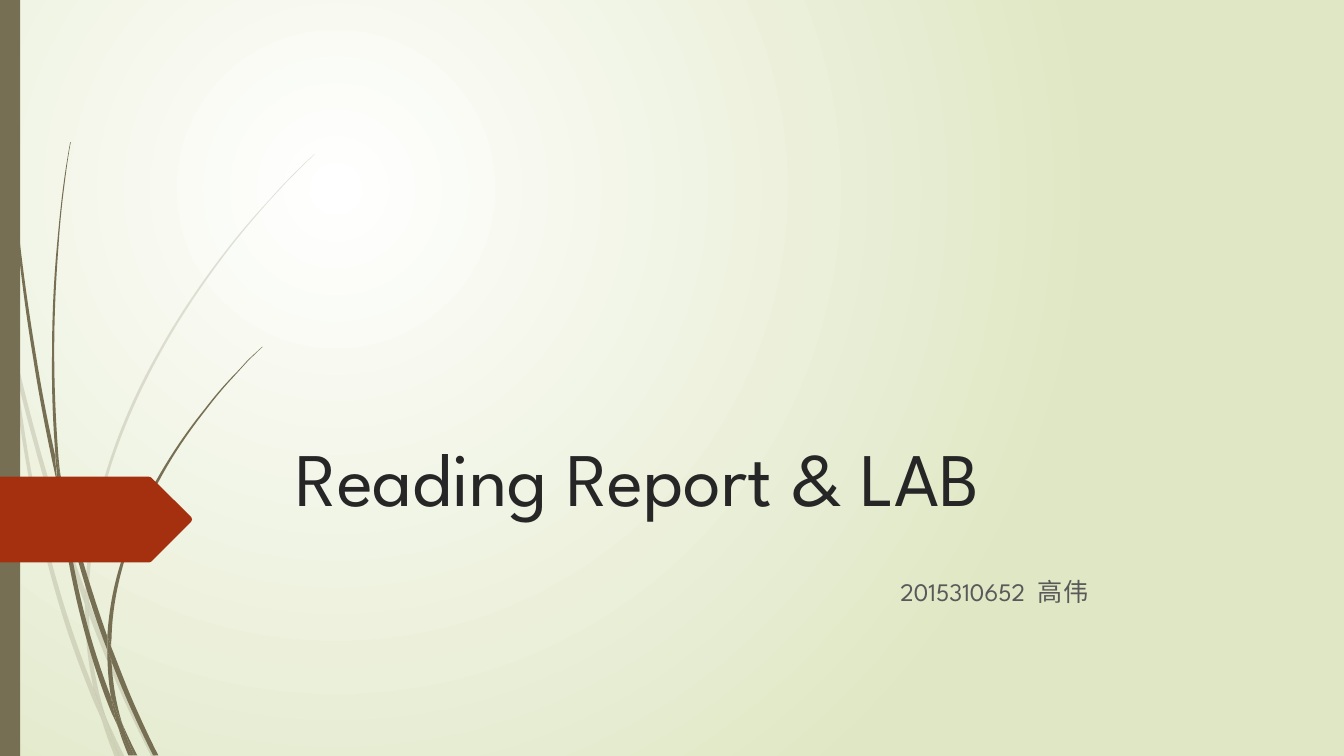
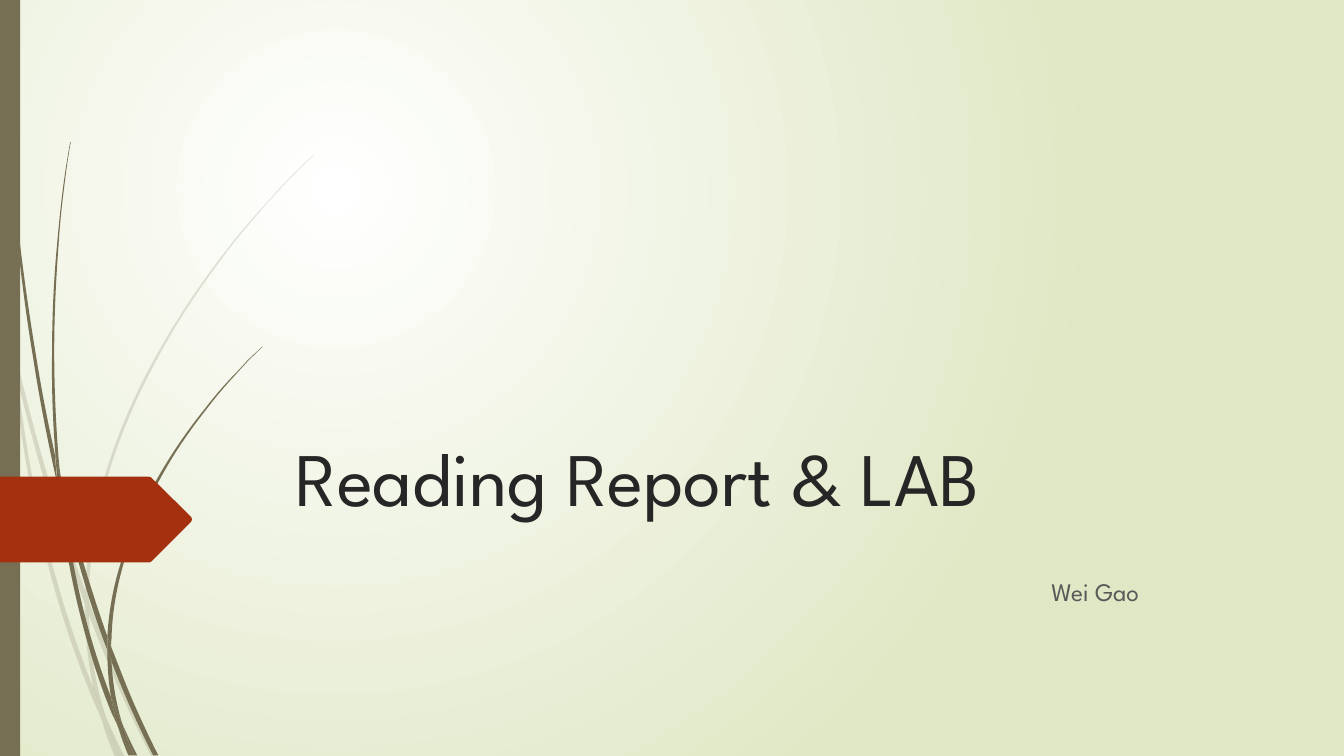
Before and after one commit to GLjun/OS_gaowei, a slide deck: slide 1 of 高伟.pptx. Drawn at 1344x756 pixels with LibreOffice and Linux fonts; fonts in the diff are those of the drawing. Boxes give left, top, right and bottom in pixels: in the first picture for what was removed or moved away, otherwise in the second. Text is boxed around its words. In the diff, an @@ line names an element or a change of style, - is before the commit and + after.

```diff
--- a/高伟.pptx
+++ b/高伟.pptx
@@ subtitle at [1051, 584, 1139, 601]: text changed @@
-2015310652 高伟
+Wei Gao
```
Also in this commit, not shown: 14 other slides changed, 10 slides added, 3 slides removed.
